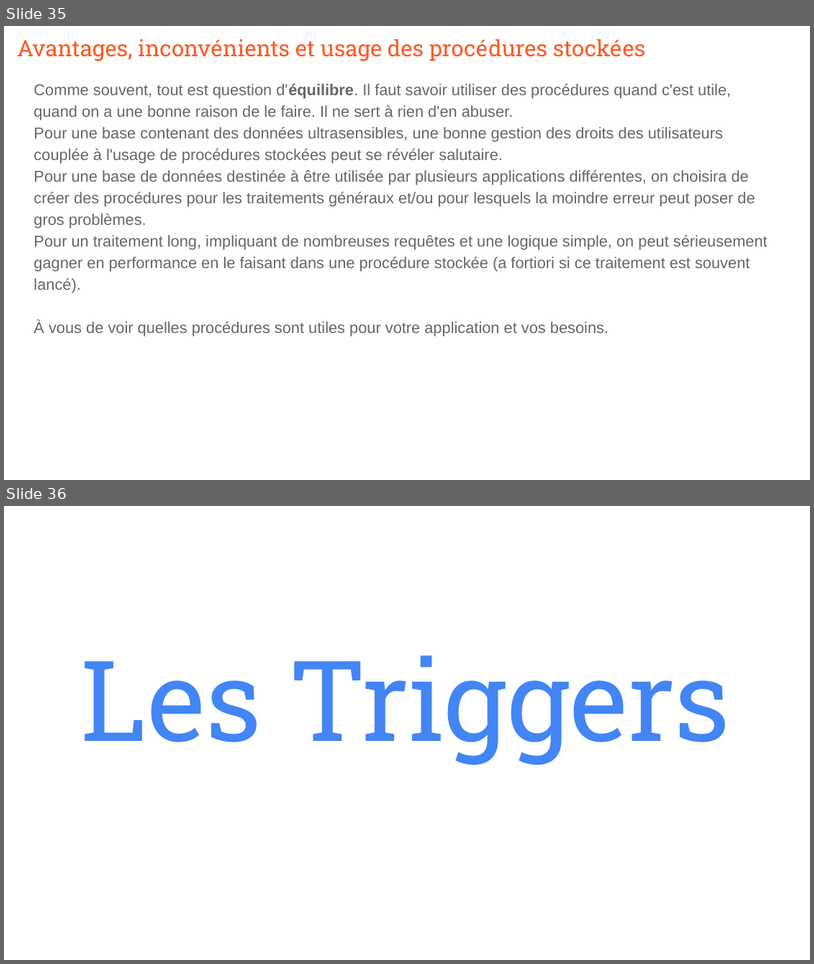
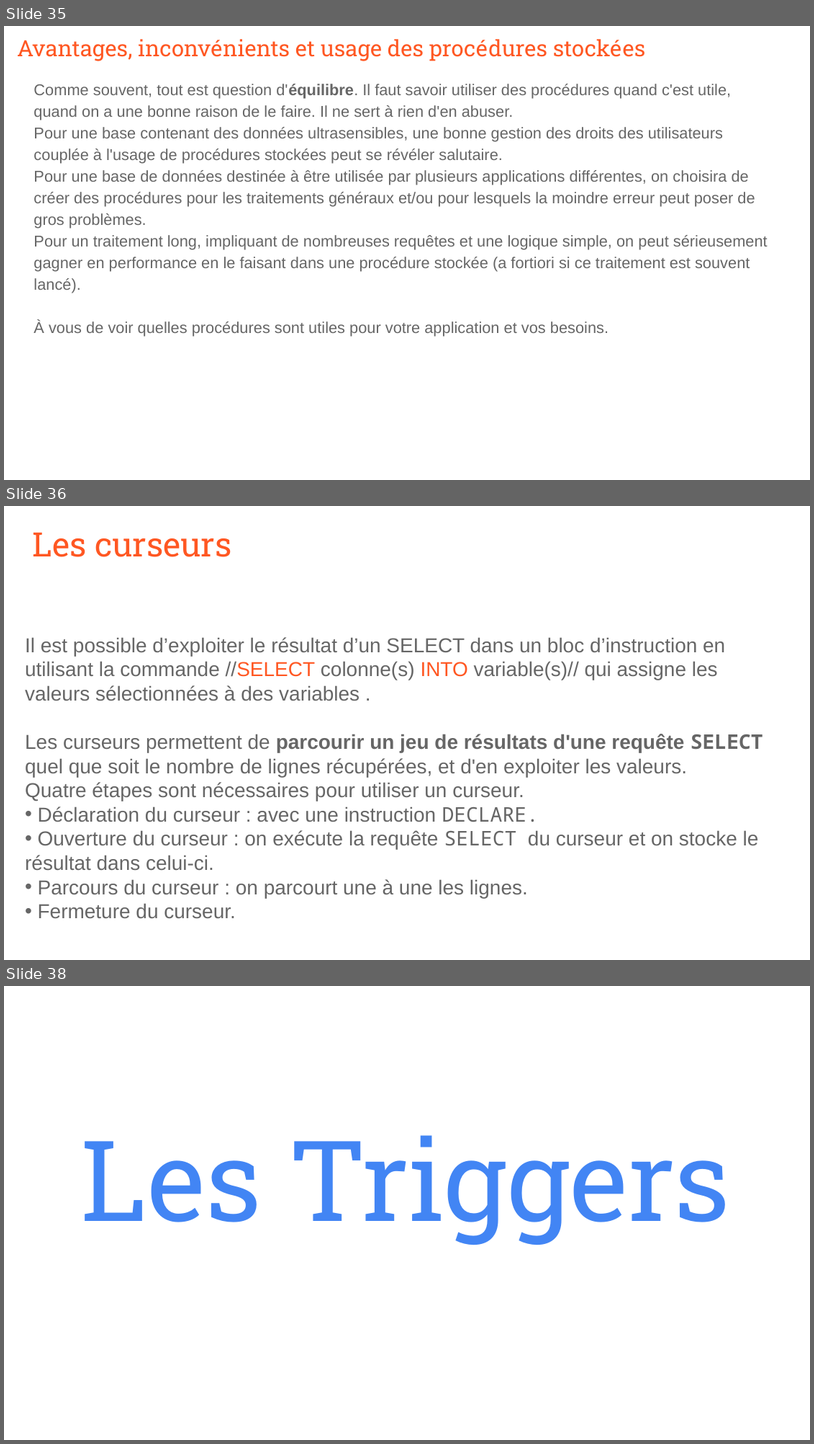
Before and after one commit to balamini-dev/TP_SQL, a slide deck: cours/Développement côté serveur.pptx. Shown one above the other, each under a label of ours: slides 35 and 36 before the commit, slides 35, 36 and 38 after it; the slides between them are not shown. The pictures are 814x964 and 814x1444 pixels, drawn with LibreOffice and Linux fonts; fonts in the diff are those of the drawing. Boxes give left, top, right and bottom in pixels: in the first picture for what was removed or moved away, otherwise in the second. Text is boxed around its words. In the diff, an @@ line names an element or a change of style, - is before the commit and + after.

```diff
--- a/cours/Développement côté serveur.pptx
+++ b/cours/Développement côté serveur.pptx
@@ slide 36 added at box(4, 506, 810, 960), background #FFFFFF @@
@@ title added at box(32, 533, 232, 557), 30 pt, text #FF5722 @@
+Les curseurs
@@ text added at box(25, 637, 764, 919), 18 pt, text #666666 @@
+Il est possible d’exploiter le résultat d’un SELECT dans un bloc d’instruction en utilisant la commande //SELECT colonne(s) INTO variable(s)// qui assigne les valeurs sélectionnées à des variables .
+Les curseurs permettent de parcourir un jeu de résultats d'une requête SELECT
+quel que soit le nombre de lignes récupérées, et d'en exploiter les valeurs.
+Quatre étapes sont nécessaires pour utiliser un curseur.
+• Déclaration du curseur : avec une instruction DECLARE.
+• Ouverture du curseur : on exécute la requête SELECT du curseur et on stocke le résultat dans celui-ci.
+• Parcours du curseur : on parcourt une à une les lignes.
+• Fermeture du curseur.
@@ what was slide 36 is now slide 38 @@
```
Also in this commit, not shown: 7 slides changed, 1 other slide added.
